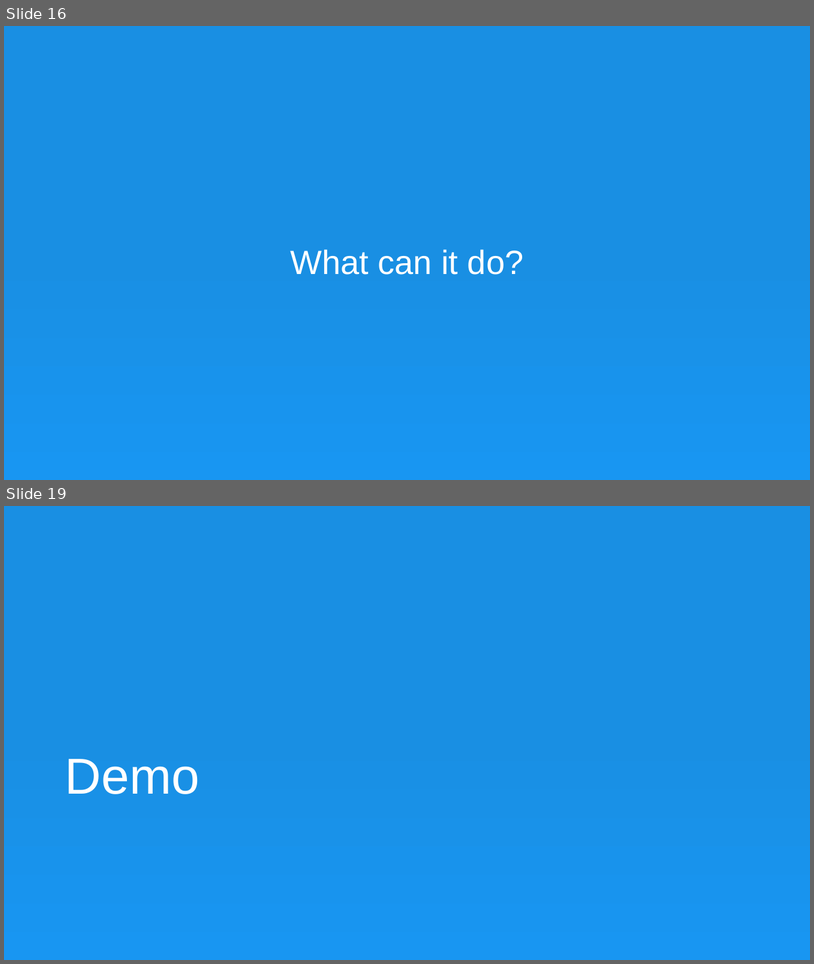
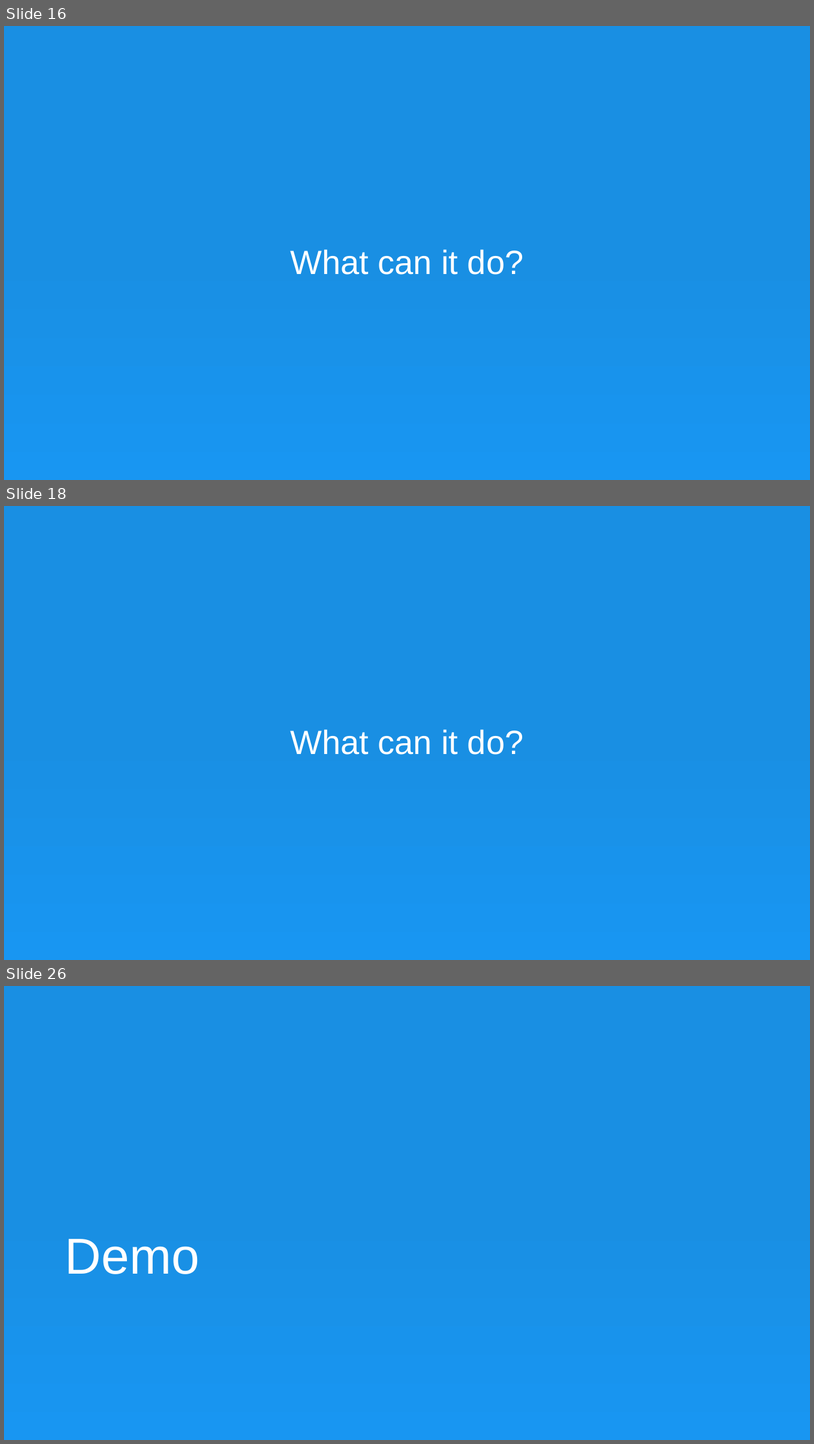
Before and after one commit to hackathon-cyinsurtech/Ali-Zavra, a slide deck: Documentation/advisor.pptx. Shown one above the other, each under a label of ours: slides 16 and 19 before the commit, slides 16, 18 and 26 after it; the slides between them are not shown. The pictures are 814x964 and 814x1444 pixels, drawn with LibreOffice and Linux fonts; fonts in the diff are those of the drawing. Boxes give left, top, right and bottom in pixels: in the first picture for what was removed or moved away, otherwise in the second. Text is boxed around its words. In the diff, an @@ line names an element or a change of style, - is before the commit and + after.

```diff
--- a/Documentation/advisor.pptx
+++ b/Documentation/advisor.pptx
@@ slide 18 added at (x1=4, y1=506, x2=810, y2=960), background gradient #198FE3 to #1896F2 @@
@@ text added at (x1=291, y1=729, x2=524, y2=754), 40 pt, text #FFFFFF @@
+What can it do?
@@ what was slide 19 is now slide 26 @@
```
Also in this commit, not shown: 8 slides changed, 7 other slides added.
